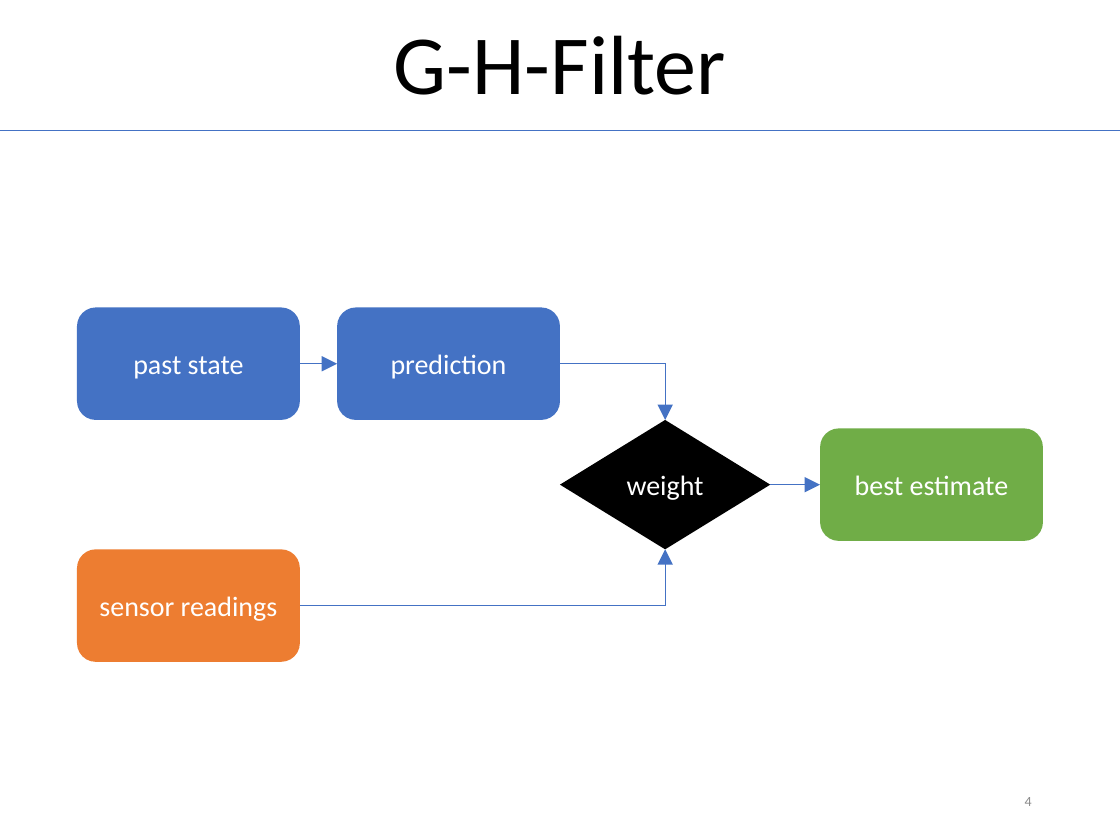
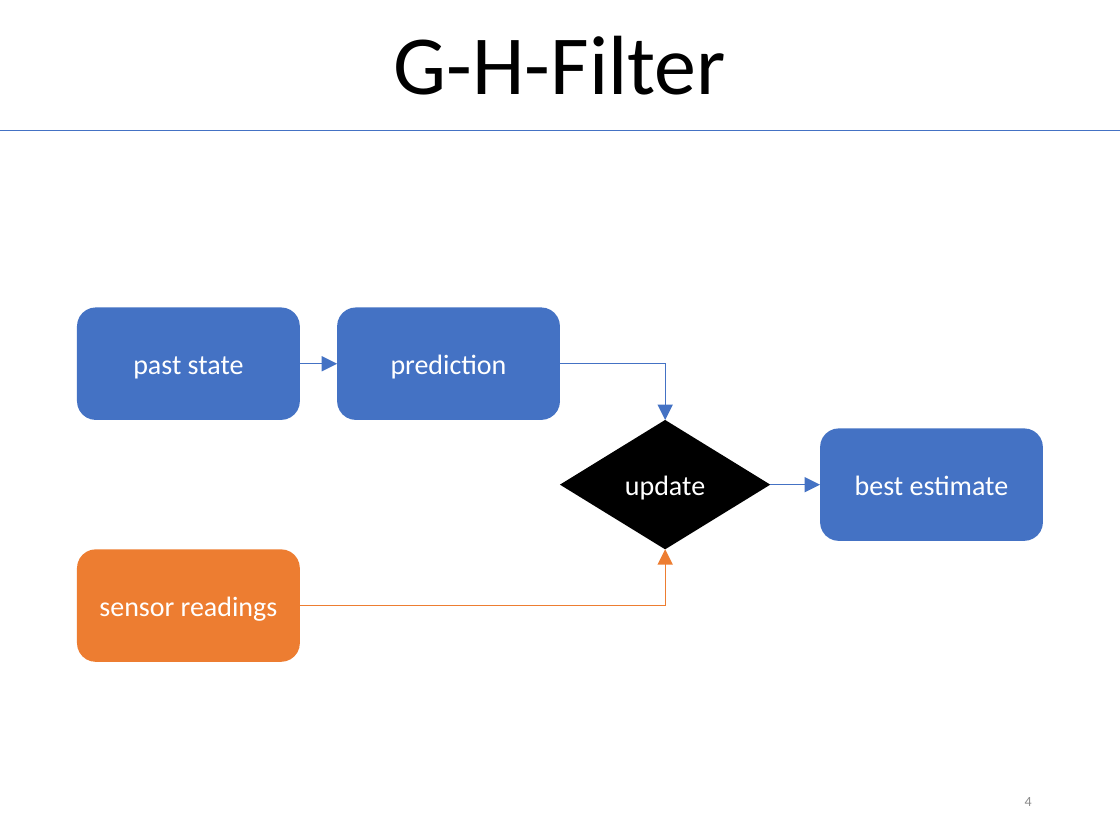
Before and after one commit to MichiHo/flocking, a slide deck: slide 4 of vortrag/ba_seminar_presentation.pptx. Drawn at 1120x840 pixels with LibreOffice and Linux fonts; fonts in the diff are those of the drawing. Boxes give left, top, right and bottom in pixels: in the first picture for what was removed or moved away, otherwise in the second. Text is boxed around its words. In the diff, an @@ line names an element or a change of style, - is before the commit and + after.

```diff
--- a/vortrag/ba_seminar_presentation.pptx
+++ b/vortrag/ba_seminar_presentation.pptx
@@ rounded rectangle "best estimate" at <box>820,429,1043,541</box>: fill #70AD47 to #4472C4 @@
@@ text in diamond at <box>625,475,705,500</box>: text changed @@
-weight
+update
@@ elbow arrow (300, 606) - (665, 550): stroke #4472C4 0.5 pt to #ED7D31 0.5 pt @@
```
Also in this commit, not shown: 5 other slides changed, 6 slides added, 11 other files.
